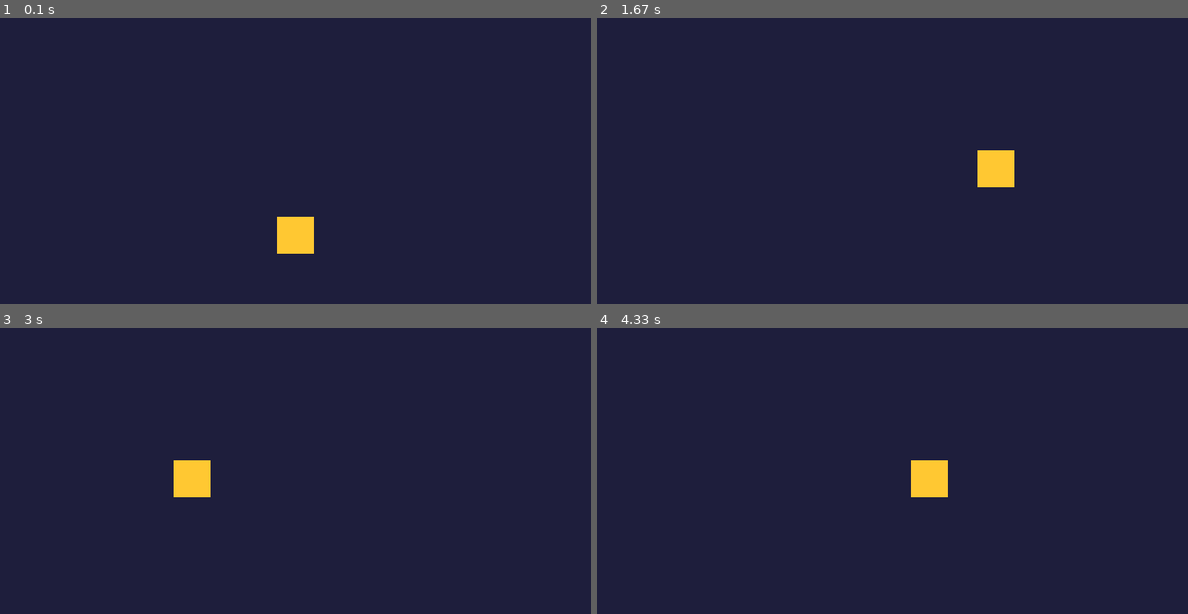
Above: before the commit, frames 1-4 (two rows, left to right).
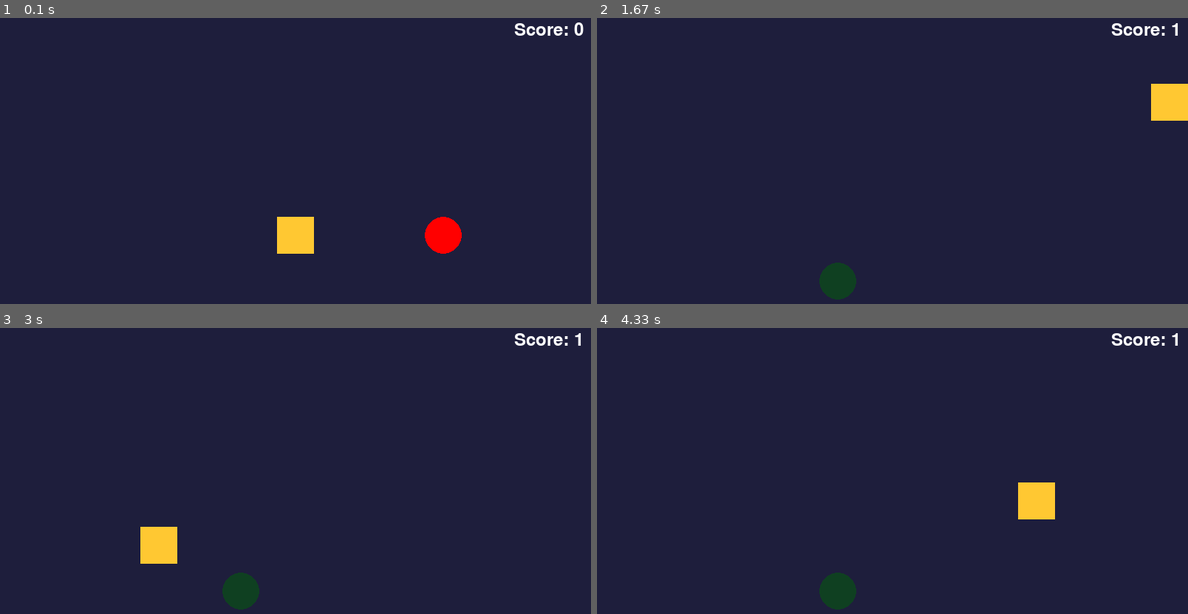
Above: after the commit, the same moments.

Repository: MrKifkef/Pygame-lesson1-dvir
Game: pygame game, started from main.py
The game is run twice, just before and just after one commit, with the same random seed, the same clock (stepped at 60 frames per second) and the same inputs.
Inputs:
- Up to frame 1 (0.1 s): no input
- Up to frame 2 (1.67 s): hold Right 0.33-0.8 s; hold Up 0.83-1.13 s; hold D 1.17-1.63 s
- Up to frame 3 (3 s): hold Left 1.67-2.2 s; hold S 2.23-2.53 s; hold Left 2.57-2.97 s
- Up to frame 4 (4.33 s): hold W 3-3.37 s; hold Right 3.4-4.03 s; hold S from 4.07 s (still down)

The runs differ from the first frame. In frame 1, 0.9% of the frame differs, in the area x 71-99%, y 1-83%; in frame 2, 2.5%, in the area x 37-100%, y 1-99%; in frame 3, 2.5%; in frame 4, 2.5%.

Commit message:
משנה צבע

Diff:
--- a/main.py
+++ b/main.py
@@ -1,4 +1,5 @@
 import asyncio
+import random
 import pygame
 
 pygame.init()
@@ -7,17 +8,23 @@
 HEIGHT = 600
 
 PLAYER_SIZE = 50
-SPEED = 5
+TARGET_RADIUS = 25
+SPEED = 10
 
 screen = pygame.display.set_mode((WIDTH, HEIGHT))
 pygame.display.set_caption("My Pygame Game")
 
 x = 375
 y = 275
+target_x = 600
+target_y = 300
+target_color = (255, 0, 0)
+score = 0
+score_font = pygame.font.Font(None, 36)
 
 
 async def main():
-    global x, y
+    global x, y, target_x, target_y, score, target_color
 
     running = True
 
@@ -31,26 +38,61 @@
         # INPUT
         keys = pygame.key.get_pressed()
 
-        if keys[pygame.K_LEFT]:
+        # WASD provides an alternate layout for the arrow controls.
+        if keys[pygame.K_LEFT] or keys[pygame.K_a]:
             x -= SPEED
 
-        if keys[pygame.K_RIGHT]:
+        if keys[pygame.K_RIGHT] or keys[pygame.K_d]:
             x += SPEED
 
-        if keys[pygame.K_UP]:
+        if keys[pygame.K_UP] or keys[pygame.K_w]:
             y -= SPEED
 
-        if keys[pygame.K_DOWN]:
+        if keys[pygame.K_DOWN] or keys[pygame.K_s]:
             y += SPEED
+
+        # Keep the entire player square inside the window.
+        x = max(0, min(x, WIDTH - PLAYER_SIZE))
+        y = max(0, min(y, HEIGHT - PLAYER_SIZE))
+
+        player_rect = pygame.Rect(x, y, PLAYER_SIZE, PLAYER_SIZE)
+        # The target rect bounds the circle for pygame's rectangle collision check.
+        target_rect = pygame.Rect(
+            target_x - TARGET_RADIUS,
+            target_y - TARGET_RADIUS,
+            TARGET_RADIUS * 2,
+            TARGET_RADIUS * 2,
+        )
+        is_colliding = player_rect.colliderect(target_rect)
+        if is_colliding:
+            # Limit the center so the target's full diameter stays on-screen.
+            target_x = random.randint(TARGET_RADIUS, WIDTH - TARGET_RADIUS)
+            target_y = random.randint(TARGET_RADIUS, HEIGHT - TARGET_RADIUS)
+            previous_color = target_color
+            # Keep choosing until the newly spawned target has a different color.
+            while target_color == previous_color:
+                target_color = (
+                    random.randint(0, 255),
+                    random.randint(0, 255),
+                    random.randint(0, 255),
+                )
+            score += 1
 
         # DRAW
         screen.fill((30, 30, 60))
+
+        # Draw the target from its center position and radius.
+        pygame.draw.circle(screen, target_color, (target_x, target_y), TARGET_RADIUS)
 
         pygame.draw.rect(
             screen,
             (255, 200, 50),
             (x, y, PLAYER_SIZE, PLAYER_SIZE)
         )
+
+        score_text = score_font.render(f"Score: {score}", True, (255, 255, 255))
+        # Measure the text so its right edge stays inside the window.
+        screen.blit(score_text, (WIDTH - score_text.get_width() - 10, 10))
 
         pygame.display.flip()
 
